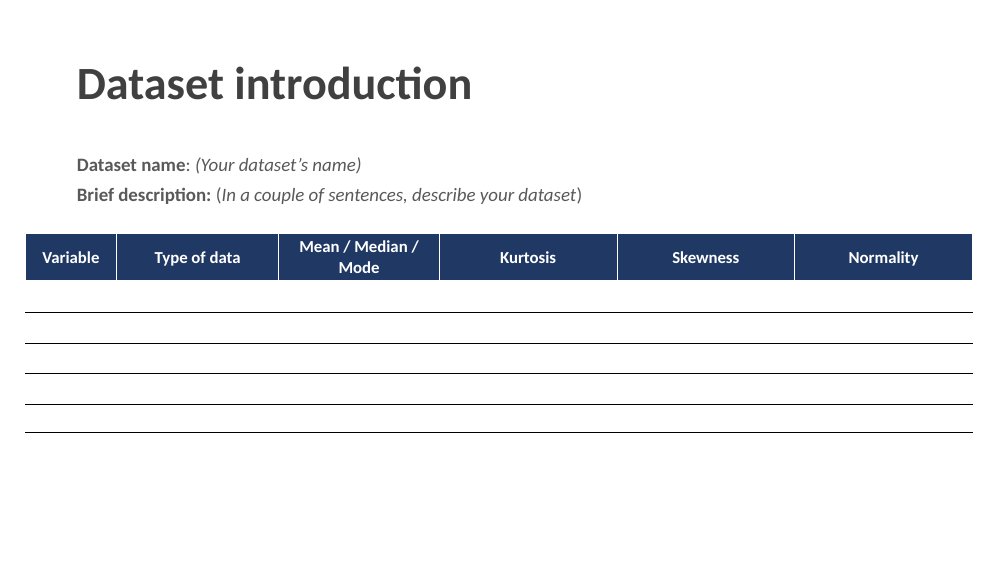
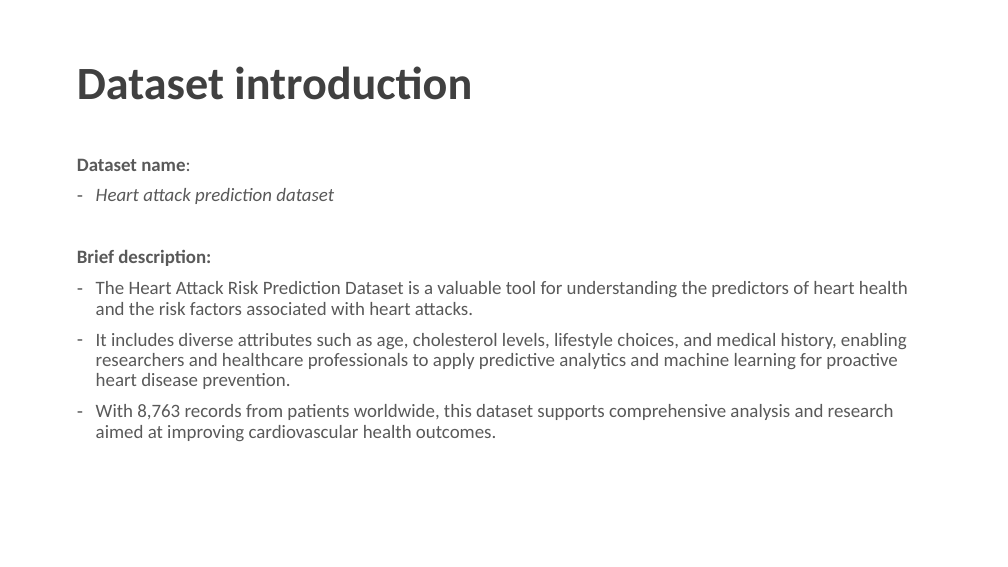
Before and after one commit to charlesyifanli/python_and_data, a slide deck: slide 5 of mini_project/SCSE 24 Mini-project presentation (Group No. ##).pptx. Drawn at 1008x567 pixels with LibreOffice and Linux fonts; fonts in the diff are those of the drawing; background and template pictures are left out. Boxes give left, top, right and bottom in pixels: in the first picture for what was removed or moved away, otherwise in the second. Text is boxed around its words. In the diff, an @@ line names an element or a change of style, - is before the commit and + after.

```diff
--- a/mini_project/SCSE 24 Mini-project presentation (Group No. ##).pptx
+++ b/mini_project/SCSE 24 Mini-project presentation (Group No. ##).pptx
@@ text at (77,158,908,441): text changed; italic off @@
-Dataset name: (Your dataset’s name)
-Brief description: (In a couple of sentences, describe your dataset)
+Dataset name:
+– Heart attack prediction dataset
+Brief description:
+– The Heart Attack Risk Prediction Dataset is a valuable tool for understanding the predictors of heart health and the risk factors associated with heart attacks.
+– It includes diverse attributes such as age, cholesterol levels, lifestyle choices, and medical history, enabling researchers and healthcare professionals to apply predictive analytics and machine learning for proactive heart disease prevention.
+– With 8,763 records from patients worldwide, this dataset supports comprehensive analysis and research aimed at improving cardiovascular health outcomes.
@@ table removed at (26,233,972,431), 6 rows, 6 columns @@
-Variable | Type of data | Mean / Median / Mode | Kurtosis | Skewness | Normality
- |  |  |  |  | 
- |  |  |  |  | 
- |  |  |  |  | 
- |  |  |  |  | 
- |  |  |  |  | 
```
Also in this commit, not shown: 2 other slides changed, 1 slide added, 1 other file.
